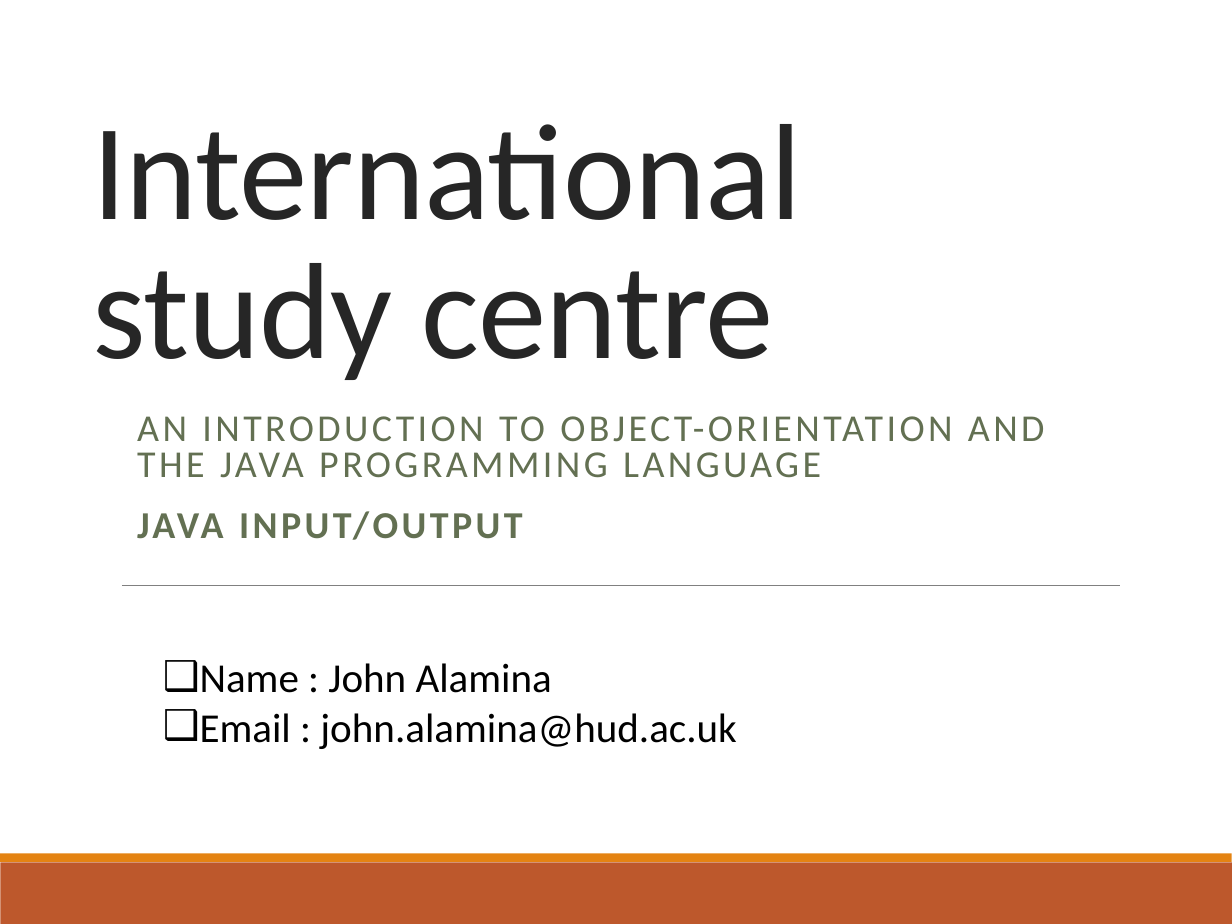
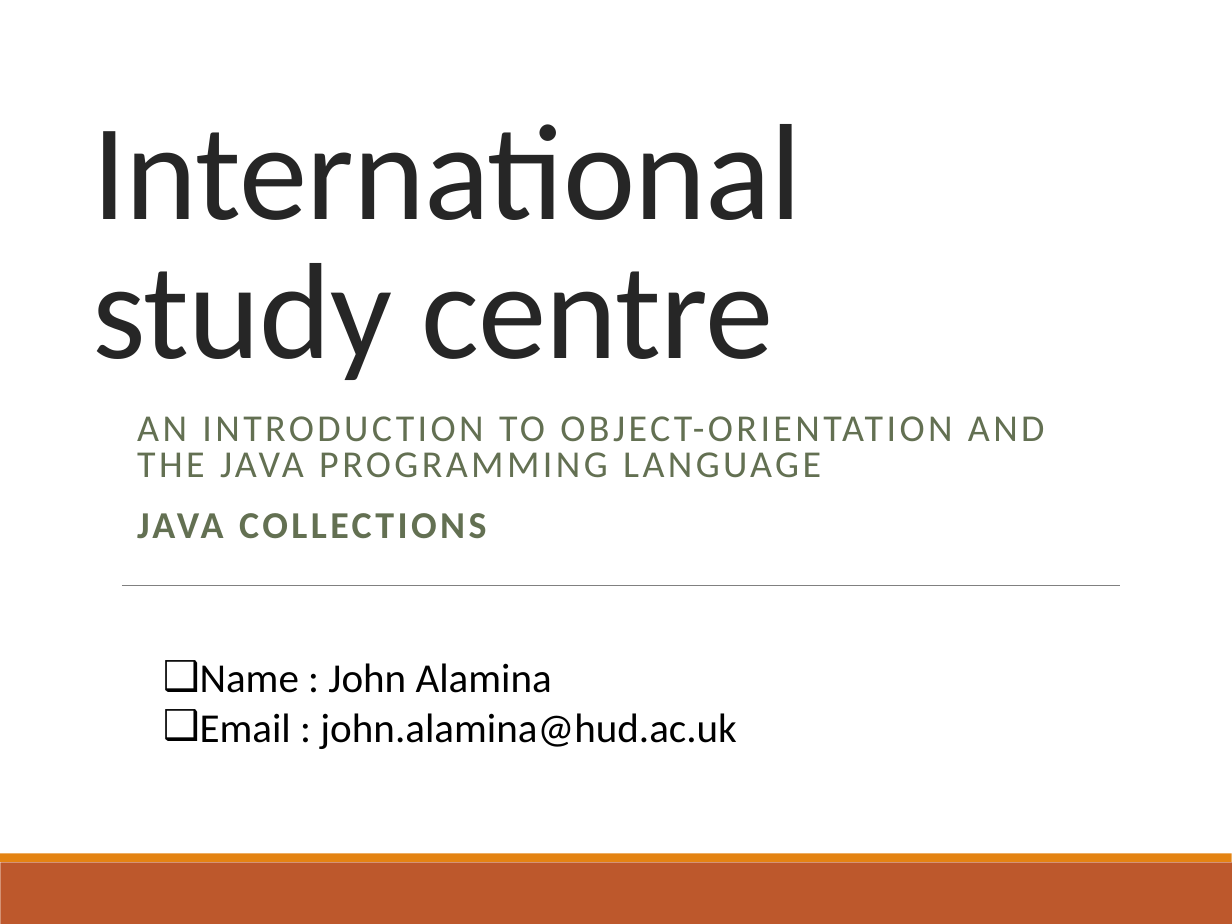
Before and after one commit to deeperj/dillinger, a slide deck: slide 1 of thesis/ukapp2/wqu_isc/sofware_design/Lesson 6 - Java.pptx. Drawn at 1232x924 pixels with LibreOffice and Linux fonts; fonts in the diff are those of the drawing. Boxes give left, top, right and bottom in pixels: in the first picture for what was removed or moved away, otherwise in the second. Text is boxed around its words. In the diff, an @@ line names an element or a change of style, - is before the commit and + after.

Commit message:
java03

```diff
--- a/thesis/ukapp2/wqu_isc/sofware_design/Lesson 6 - Java.pptx
+++ b/thesis/ukapp2/wqu_isc/sofware_design/Lesson 6 - Java.pptx
@@ subtitle at (137, 513, 487, 539): text changed @@
-JAVA INPUT/OUTPUT
+JAVA COLLECTIONS
```
Also in this commit, not shown: 1 other slide changed, 3 other files.
